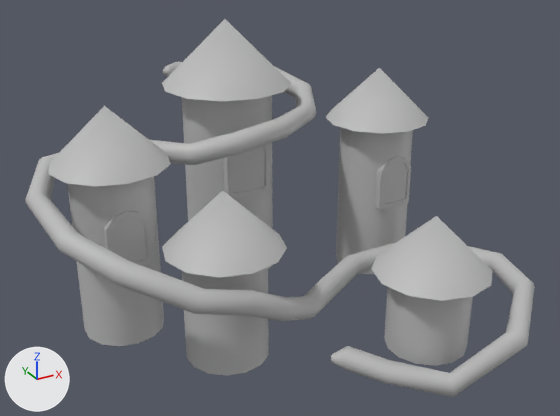
One commit to the FBX model Assets/Models/Worm_Castle.fbx: the scene before it, then after it.
Before and after are seen from a camera (50 mm lens) standing at (-8.46, -15.3, 9.55) and looking at (0.01, 0.08, 1.86). The lights are fixed; the arrows at lower left show +X, +Y and +Z. Where no turn or scale is listed for an object, it has been applied to the vertices.

The first picture shows 'Worm_Castle_GEO'.
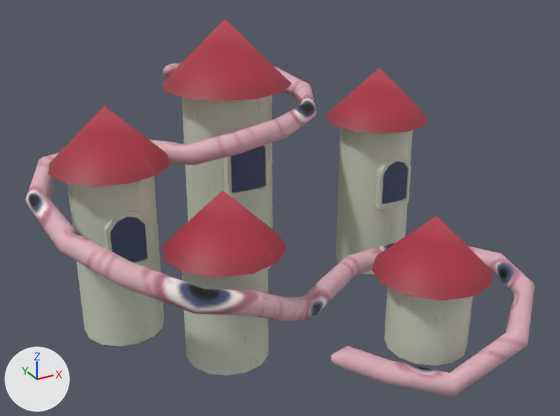
Scene script edits in JSON lines:
```json
{"op": "add", "block": "img_asset_texture_png", "code": ["img_asset_texture_png = load_image('asset_texture.png', '../Materials/Textures_Amy/asset_texture.png', 2048, 2048, 'sRGB')"]}
{"op": "remove", "block": "mat_gj_shape_mat", "code": "mat_gj_shape_mat.base_color = (0.5, 0.5, 0.5)  # grey #bcbcbc"}
{"op": "add", "block": "mat_gj_shape_mat", "code": "mat_gj_shape_mat.texture = img_asset_texture_png"}
{"block": "me_mesh", "where": "me_mesh.from_pydata(...)  # 821 vertices, 825 faces; spans x -5.63..5.63, y -5.15..5.15, z -3.72..3.72"}
{"block": "me_mesh", "where": "# used by ob_worm_castle_geo; location = (-0.07, 0.32, 2.24)"}
{"block": "me_mesh", "change": "me_mesh part 1: texture (UV) coordinates of 140 of 825 faces, centred in x -4.65..4.86, y -4.16..4.11, z -3.35..-0.64, changed; they spanned u 0.73..0.98, v 0.55..0.7 and now span u 0.03..0.27, v 0.64..0.79"}
```

What differs and where, as boxes (x1, y1, x2, y2) in the pictures (560 x 416 px):
```json
{"object": "Worm_Castle_GEO", "change": "surface changed", "before": [26, 19, 535, 397], "after": [26, 19, 535, 397], "on screen": "grey to brown"}
{"part": 1, "of": "me_mesh", "change": "surface changed", "before": [67, 95, 473, 376], "after": [67, 95, 473, 376]}
```
